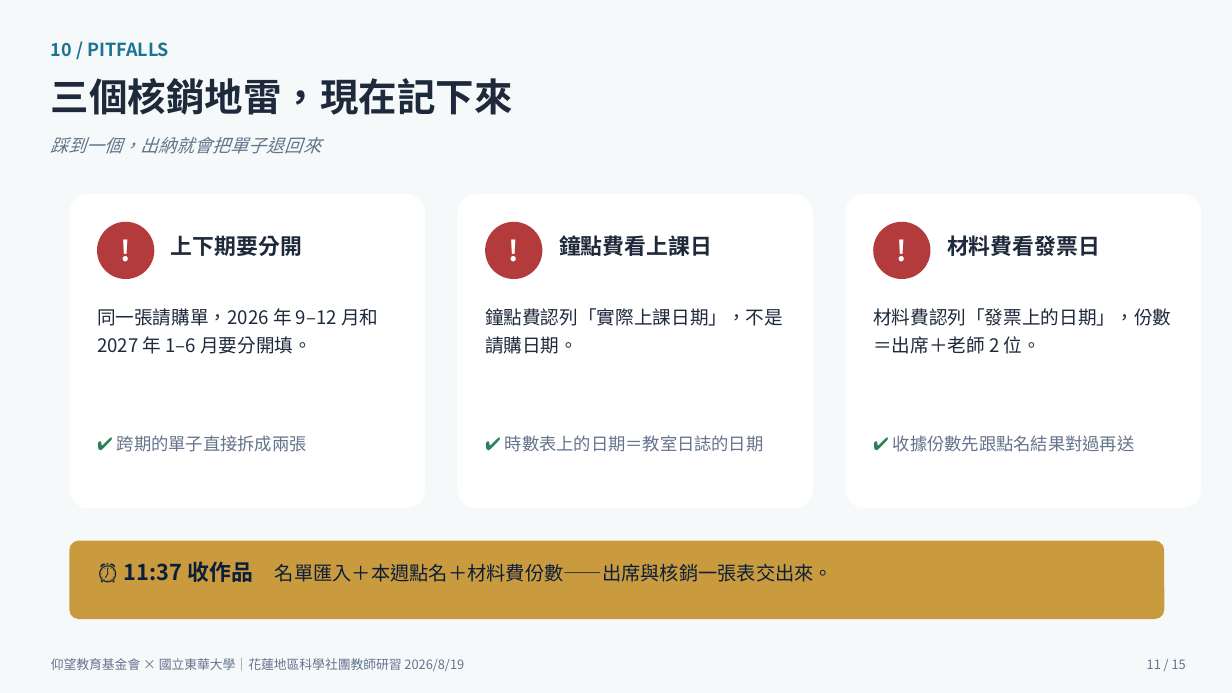
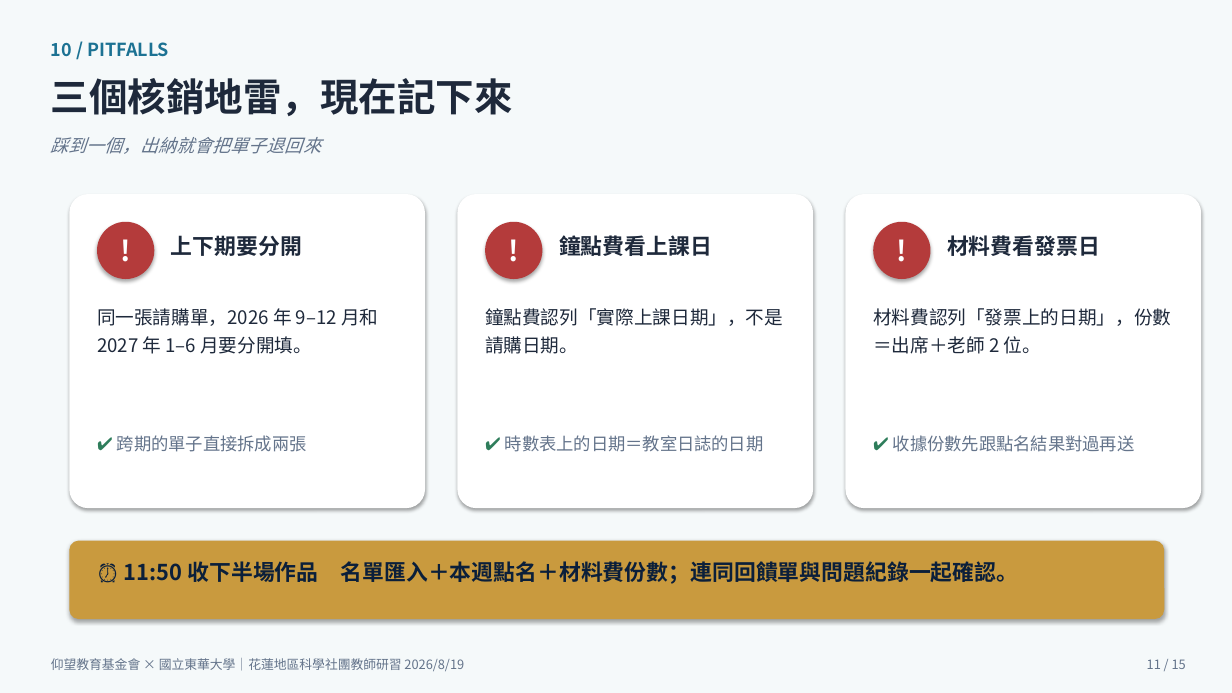
Before and after one commit to cwstedctw/sci-club-toolkit, a slide deck: slide 11 of part2-豐兆/20260819研習主講簡報_回饋單出席核銷_游豐兆.pptx. Drawn at 1232x693 pixels with LibreOffice and Linux fonts; fonts in the diff are those of the drawing. Boxes give left, top, right and bottom in pixels: in the first picture for what was removed or moved away, otherwise in the second. Text is boxed around its words. In the diff, an @@ line names an element or a change of style, - is before the commit and + after.

```diff
--- a/part2-豐兆/20260819研習主講簡報_回饋單出席核銷_游豐兆.pptx
+++ b/part2-豐兆/20260819研習主講簡報_回饋單出席核銷_游豐兆.pptx
@@ shadow on in 8 elements at (0, 0, 1232, 693), (69, 194, 425, 508), (97, 222, 154, 279), (457, 194, 813, 508), (485, 222, 543, 279), (846, 194, 1202, 508), (873, 222, 931, 279), (69, 541, 1165, 619) @@
@@ text at (124, 561, 1018, 584): text changed; size 15 to 17 pt; bold on @@
-⏰ 11:37 收作品 名單匯入＋本週點名＋材料費份數——出席與核銷一張表交出來。
+⏰ 11:50 收下半場作品 名單匯入＋本週點名＋材料費份數；連同回饋單與問題紀錄一起確認。
```
Also in this commit, not shown: 14 other slides changed, 33 other files.
